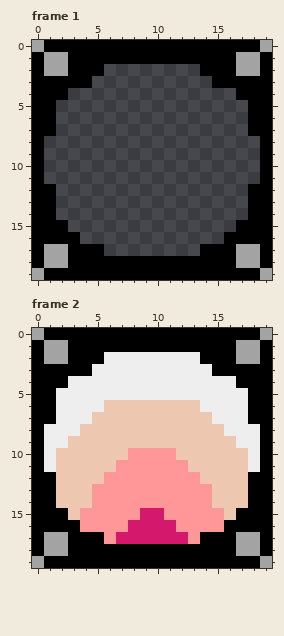
Pixel-art file, stored at assets/images/speed_meter.aseprite. That is the earlier state.
20x20 pixels, 2 frames. Shown: frame 1, frame 2.
Now the later version:
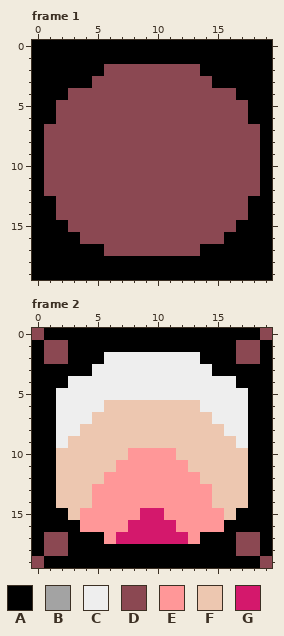
Palette (. is transparent): A #000000  B #a3a3a3  C #eeeeee  D #8b4852  E #ff9798  F #edc7b0  G #d4186c
Edits made:
Frame 1, layer "frame":
y 0: x 0 B -> A; x 19 B -> A
y 1: x 1..2 BB -> AA; x 17..18 BB -> AA
y 2: x 1..2 BB -> AA; x 6..13 ........ -> DDDDDDDD; x 17..18 BB -> AA
y 3: x 5..14 .......... -> DDDDDDDDDD
y 4: x 3..16 .............. -> DDDDDDDDDDDDDD
y 5..6: x 2..17 ................ -> DDDDDDDDDDDDDDDD
y 7: x 1..18 A................A -> DDDDDDDDDDDDDDDDDD
y 8..11: x 1..18 .................. -> DDDDDDDDDDDDDDDDDD
y 12: x 1..18 A................A -> DDDDDDDDDDDDDDDDDD
y 13..14: x 2..17 ................ -> DDDDDDDDDDDDDDDD
y 15: x 3..16 .............. -> DDDDDDDDDDDDDD
y 16: x 4..15 ............ -> DDDDDDDDDDDD
y 17: x 1..2 BB -> AA; x 6..13 ........ -> DDDDDDDD; x 17..18 BB -> AA
y 18: x 1..2 BB -> AA; x 17..18 BB -> AA
y 19: x 0 B -> A; x 19 B -> A
Frame 2, layer "frame":
y 0: x 0 B -> D; x 19 B -> D
y 1..2: x 1..2 BB -> DD; x 17..18 BB -> DD
y 8..11: x 1 C -> A; x 18 C -> A
y 17..18: x 1..2 BB -> DD; x 17..18 BB -> DD
y 19: x 0 B -> D; x 19 B -> D
Boxes around the changes in both pictures, in picture pixels (x1, y1, x2, y2):
changed: (32, 40, 272, 280)
changed: (32, 328, 68, 364)
changed: (236, 328, 272, 364)
changed: (44, 424, 56, 472)
changed: (248, 424, 260, 472)
changed: (32, 532, 68, 568)
changed: (236, 532, 272, 568)
